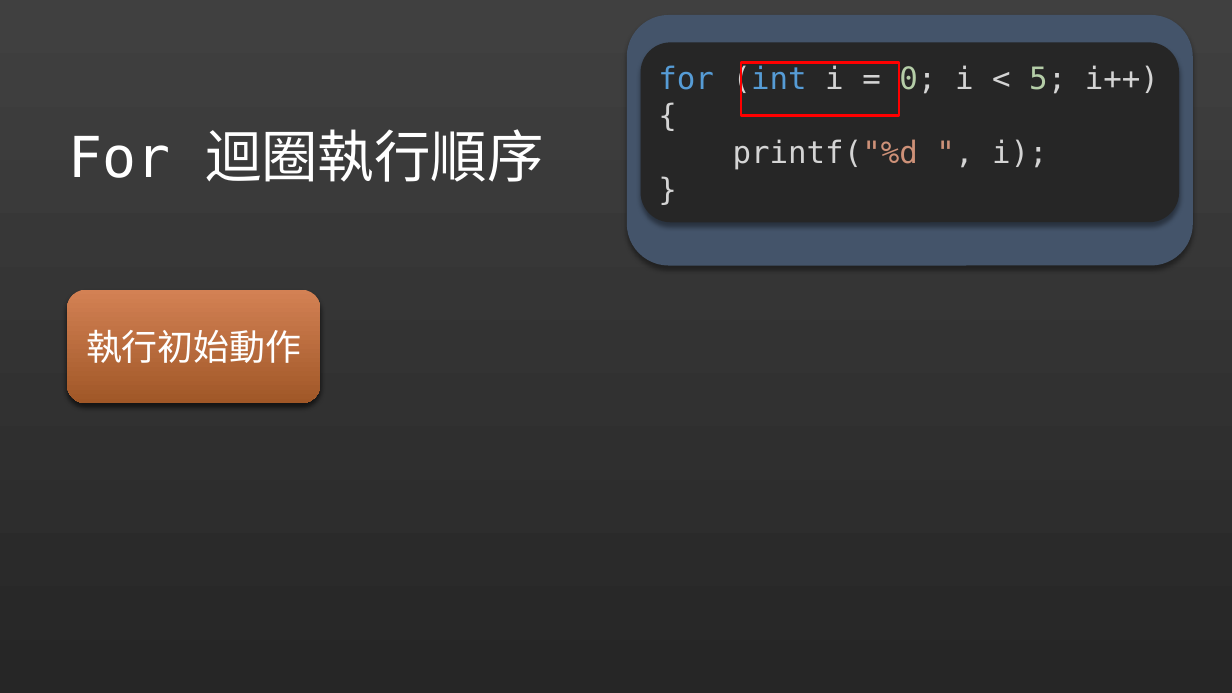
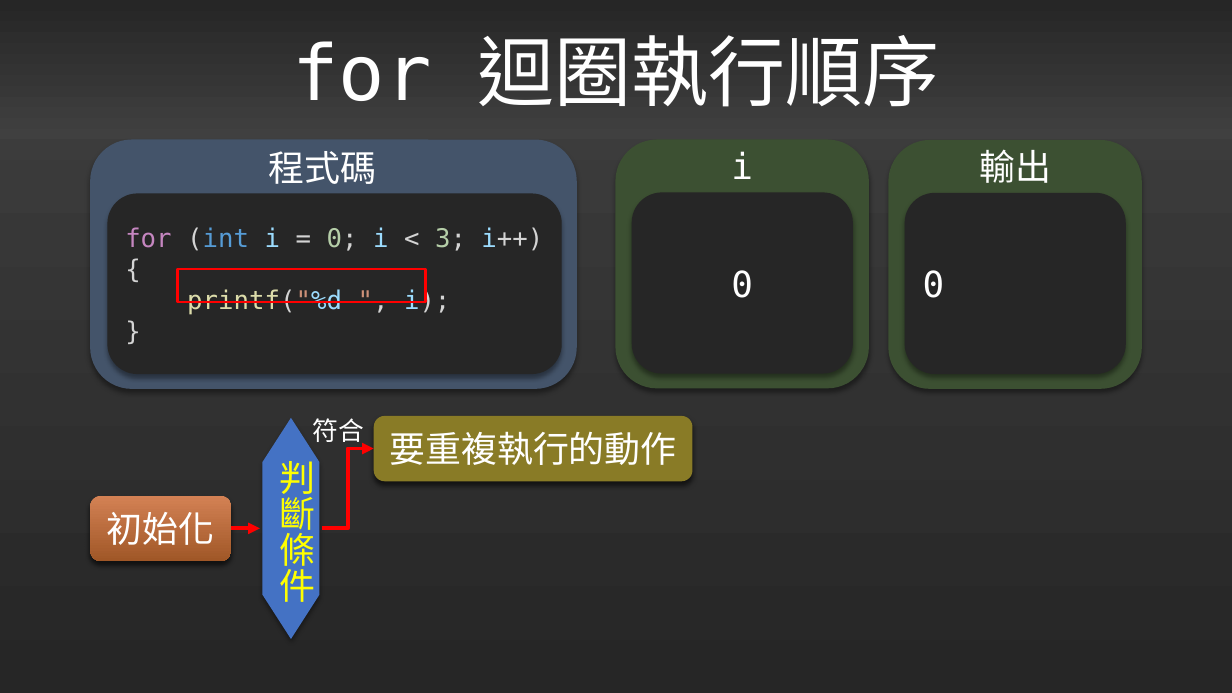
Before and after one commit to liuutin9/liuutin9.github.io, a slide deck: slide 92 of Shared-Files/電機營C語言Day2.pptx (slide 86 before the commit). Drawn at 1232x693 pixels with LibreOffice and Linux fonts; fonts in the diff are those of the drawing. Boxes give left, top, right and bottom in pixels: in the first picture for what was removed or moved away, otherwise in the second. Text is boxed around its words. In the diff, an @@ line names an element or a change of style, - is before the commit and + after.

```diff
--- a/Shared-Files/電機營C語言Day2.pptx
+++ b/Shared-Files/電機營C語言Day2.pptx
@@ rectangle "for 迴圈執行順序": place and size @@
-rectangle "for 迴圈執行順序" at (69, 129, 544, 182)
+rectangle "for 迴圈執行順序" at (0, 0, 1232, 140)
@@ rectangle "for 迴圈執行順序" at (0, 0, 1232, 140): fill none to gradient #262626 to #404040 @@
@@ text in rectangle at (292, 35, 940, 107): text changed; size 44 to 60 pt; font DejaVu Sans Mono to Noto Sans CJK SC @@
-For 迴圈執行順序
+for 迴圈執行順序
@@ rectangle removed at (741, 63, 899, 116) @@
@@ rounded rectangle: place and size @@
-rounded rectangle at (627, 15, 1193, 265)
+rounded rectangle at (91, 140, 578, 389)
@@ rounded rectangle added at (616, 140, 869, 388), fill #3C5032 @@
@@ rounded rectangle added at (888, 140, 1141, 388), fill #3C5032 @@
@@ text added at (979, 149, 1051, 183), 28 pt, text #FFFFFF @@
+輸出
@@ text added at (269, 151, 377, 184), 28 pt, text #FFFFFF @@
+程式碼
@@ text added at (731, 151, 753, 179), 28 pt, text #FFFFFF @@
+i
@@ rounded rectangle "for (int i = 0; ...": place and size @@
-rounded rectangle "for (int i = 0; ..." at (640, 43, 1179, 223)
+rounded rectangle "for (int i = 0; ..." at (107, 193, 562, 374)
@@ rounded rectangle added at (632, 192, 853, 373), fill #262626, 28 pt, text #FFFFFF @@
+0
@@ rounded rectangle added at (905, 193, 1126, 374), fill #262626, 28 pt, text #262626 @@
+0 1 2
@@ text in rounded rectangle at (125, 227, 543, 251): text changed; size 24 to 20 pt @@
-for (int i = 0; i < 5; i++) {
+for (int i = 0; i < 3; i++) {
@@ rectangle added at (177, 269, 425, 302), outline #FF0000 2 pt @@
@@ rounded rectangle removed at (67, 289, 320, 403) @@
-執行初始動作
@@ text in rounded rectangle at (187, 289, 450, 315): size 24 to 20 pt in "printf("%d ", i);", "}"; text colour #D4D4D4 to #DCDCAA, text colour #CE9178 to #9CDCFE in "printf("%d"; text colour #D4D4D4 to #9CDCFE in "i);" @@
@@ flow chart preparation added at (262, 418, 319, 639), fill #4472C4 @@
@@ text added at (313, 418, 364, 447), 20 pt, text #FFFFFF @@
+符合
@@ rounded rectangle added at (374, 416, 693, 482), fill #897B26, 28 pt, text #FFFFFF @@
+要重複執行的動作
@@ elbow arrow added from (323, 529) to (374, 448), #FF0000 3 pt @@
@@ text added at (279, 461, 315, 609), 28 pt, text #FFFF00 @@
+判斷條件
@@ rounded rectangle added at (91, 495, 232, 561), fill gradient #D38154 to #A05727, 28 pt, text #FFFFFF @@
+初始化
@@ arrow added from (232, 529) to (260, 529), #FF0000 3 pt @@
```
Also in this commit, not shown: 29 other slides changed, 24 slides added, 15 slides removed.
